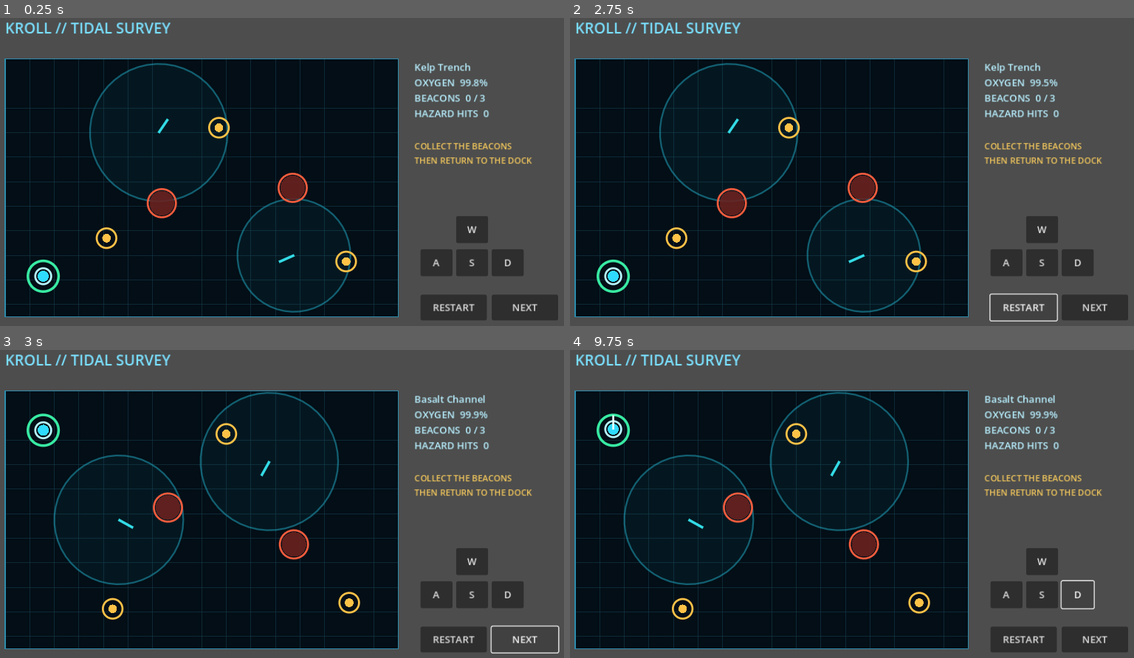
Above: before the commit, frames 1-4 (two rows, left to right).
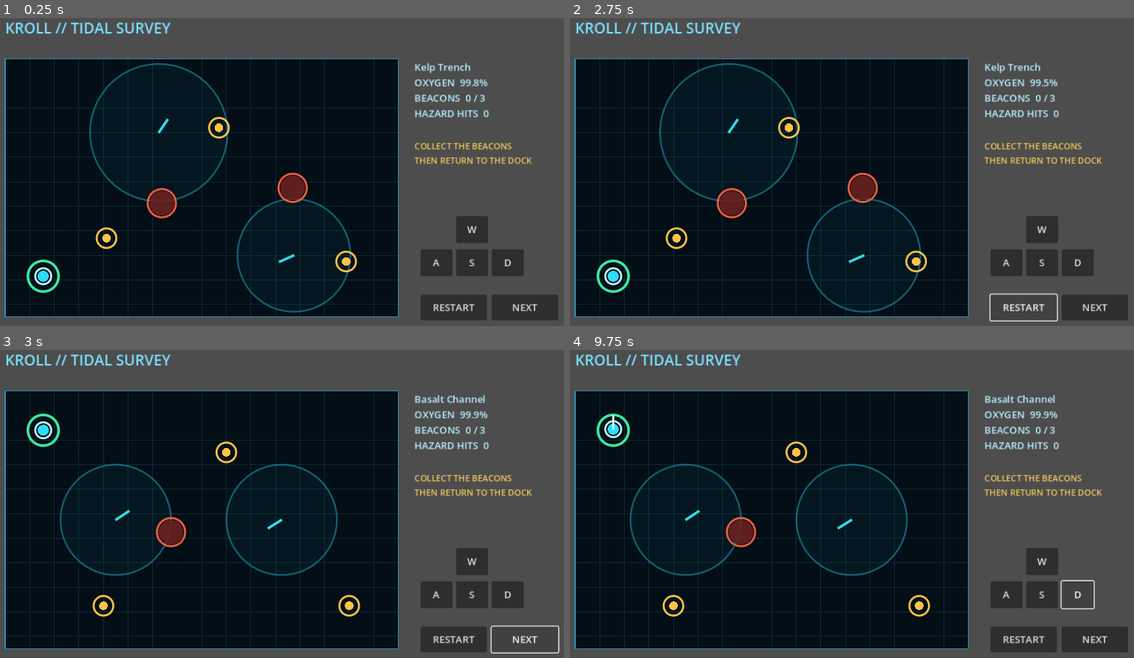
Above: after the commit, the same moments.

Repository: qaqp980520-prog/2126-Survival
Game: Godot game, scene res://main.tscn
The game is run twice, just before and just after one commit, with the same random seed, the same clock (stepped at 60 frames per second) and the same inputs.
Inputs:
- Up to frame 1 (0.25 s): no input
- Up to frame 2 (2.75 s): click "RESTART" at 0.5 s; click "RESTART" at 1.25 s; click "RESTART" at 2 s
- Up to frame 3 (3 s): click "NEXT" at 2.75 s
- Up to frame 4 (9.75 s): click "NEXT" at 3.5 s; click "W" at 4.25 s; click "A" at 5 s; click "S" at 5.75 s; click "D" at 6.5 s; tap Enter at 7.25 s; hold D 7.28-8.03 s; tap R at 7.35, 8.85 s; hold S 8.03-8.78 s; tap N at 8.1, 9.6 s; hold D 8.78-9.53 s; hold W from 9.53 s (still down)

Frames 1-2 are identical in both runs. In frame 3, 3.6% of the frame differs, in the area x 9-64%, y 13-88%; in frame 4, 3.6%.

Commit message:
Run 55: balance Basalt Channel survey route

Diff:
--- a/daily_games/KROLL_Tidal_Survey/rules.gd
+++ b/daily_games/KROLL_Tidal_Survey/rules.gd
@@ -30,11 +30,11 @@
 		"name": "Basalt Channel",
 		"start": Vector2(62.0, 64.0),
 		"dock": Vector2(62.0, 64.0),
-		"beacons": [Vector2(175.0, 355.0), Vector2(360.0, 70.0), Vector2(560.0, 345.0)],
-		"hazards": [Vector2(265.0, 190.0), Vector2(470.0, 250.0)],
+		"beacons": [Vector2(160.0, 350.0), Vector2(360.0, 100.0), Vector2(560.0, 350.0)],
+		"hazards": [Vector2(270.0, 230.0)],
 		"currents": [
-			{"center": Vector2(185.0, 210.0), "radius": 105.0, "force": Vector2(54.0, 30.0)},
-			{"center": Vector2(430.0, 115.0), "radius": 112.0, "force": Vector2(-38.0, 68.0)}
+			{"center": Vector2(180.0, 210.0), "radius": 90.0, "force": Vector2(18.0, -12.0)},
+			{"center": Vector2(450.0, 210.0), "radius": 90.0, "force": Vector2(-16.0, 10.0)}
 		]
 	},
 	{
